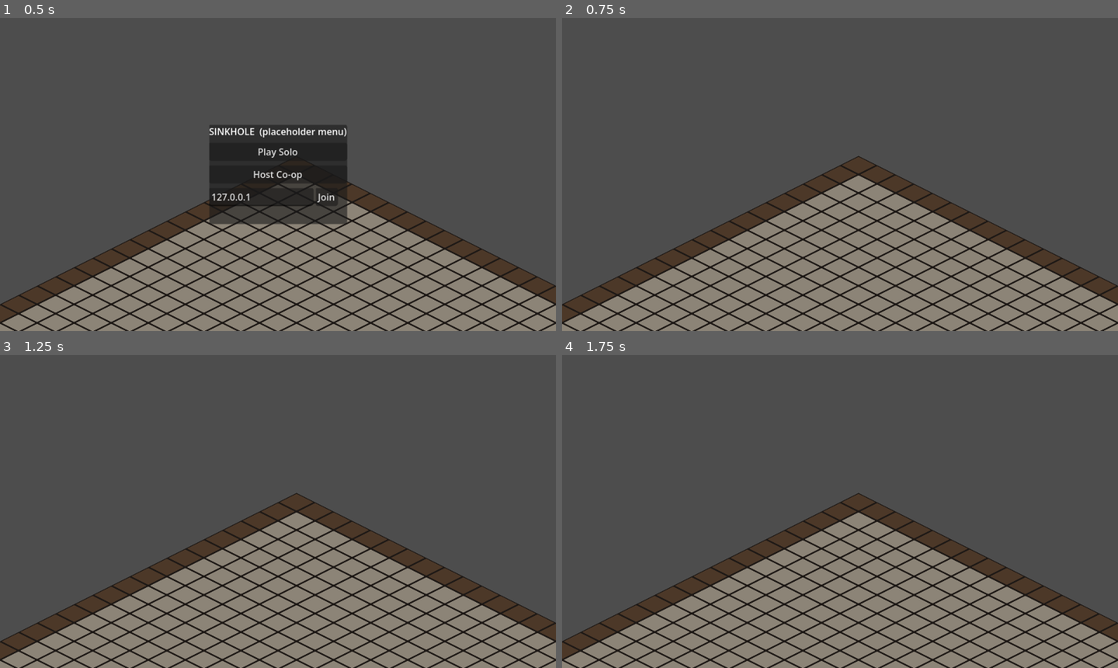
Above: before the commit, frames 1-4 (two rows, left to right).
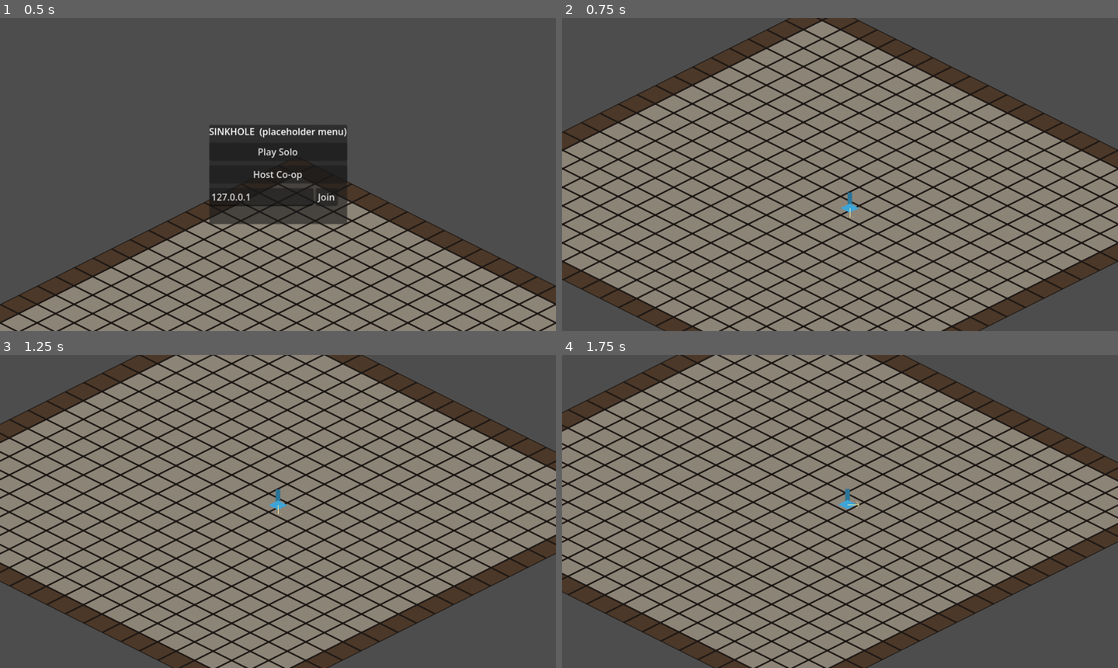
Above: after the commit, the same moments.

Repository: dsdocai-ops/terra-project
Game: Godot game, scene res://scenes/main/main.tscn
Same seed, same stepped clock (60 frames per second), same inputs: the game is played once before the commit and once after it.
Inputs (mouse positions are in pixels of both pictures, inside the frame that each line leads up to):
- Up to frame 1 (0.5 s): no input
- Up to frame 2 (0.75 s): click "Play Solo" at 0.5 s
- Up to frame 3 (1.25 s): no input
- Up to frame 4 (1.75 s): tap Enter at 1.25 s; move the mouse to (962, 495) at 1.27 s; hold D (move_right) from 1.28 s (still down); tap Q (ability_1) at 1.35 s; click (962, 495) at 1.42 s

Frame 1 is identical in both runs. In frame 2, 66% of the frame differs, in the area x 0-100%, y 0-100%; in frame 3, 76%; in frame 4, 76%.

Commit message:
feat(networking): spawn one player per peer through a MultiplayerSpawner [W1-B8]
PlayerSpawner sits in World with Players as its spawn path. The host
spawns a Player for every peer_id it learns about (including itself,
and in solo) from a PlayerSpawnInfo carried as plain wire types; the
custom spawn function runs on every peer, names the node Player<id>,
sets peer_id and position, hands InputSync to the owning peer with
visibility to the host only, keeps the root and StateSync host-owned,
and registers the node in NetworkManager.players. Leaving despawns.
Default spawn positions sit on a ring around the test floor center so
players never overlap.

Co-Authored-By: Claude Fable 5.1 <noreply@anthropic.com>

Diff:
--- a/scenes/main/world.gd
+++ b/scenes/main/world.gd
@@ -21,6 +21,7 @@
 @onready var walls_layer: TileMapLayer = $Walls
 @onready var entities: Node2D = $Entities
 @onready var players: Node2D = $Players
+@onready var player_spawner: PlayerSpawner = $PlayerSpawner
 @onready var camera: GameCamera = $Camera
 @onready var fx: Node2D = $FX
 
--- a/scenes/main/world.tscn
+++ b/scenes/main/world.tscn
@@ -3,6 +3,7 @@
 [ext_resource type="Script" uid="uid://bix1usvvbnvu2" path="res://scenes/main/world.gd" id="1_world"]
 [ext_resource type="TileSet" uid="uid://b3p4wi6gx4vcy" path="res://assets/tilesets/placeholder_iso.tres" id="2_tiles"]
 [ext_resource type="Script" uid="uid://bviumtmpmifqg" path="res://scenes/main/camera.gd" id="3_camera"]
+[ext_resource type="Script" uid="uid://22duy1f0toov" path="res://scripts/network/player_spawner.gd" id="4_spawner"]
 
 [node name="World" type="Node2D"]
 y_sort_enabled = true
@@ -22,6 +23,10 @@
 [node name="Players" type="Node2D" parent="."]
 y_sort_enabled = true
 
+[node name="PlayerSpawner" type="MultiplayerSpawner" parent="."]
+spawn_path = NodePath("../Players")
+script = ExtResource("4_spawner")
+
 [node name="Camera" type="Camera2D" parent="."]
 position_smoothing_enabled = true
 position_smoothing_speed = 8.0
--- /dev/null
+++ b/scripts/network/player_spawn_info.gd
@@ -0,0 +1,60 @@
+class_name PlayerSpawnInfo
+extends RefCounted
+## What the host needs to spawn one player on every peer. Owned by networking.
+## Sync: serialized to a Dictionary of plain types (int, String,
+## PackedStringArray, Vector2) for MultiplayerSpawner.spawn(), which sends it
+## to every peer; from_dict() rebuilds it there.
+
+const DEFAULT_CHARACTER: StringName = &"wren"
+const DEFAULT_CLASS: StringName = &"warrior"
+const DEFAULT_WEAPONS: Array[StringName] = [&"pickaxe", &"crossbow"]
+
+var peer_id: int = 0
+var character_id: StringName = DEFAULT_CHARACTER
+var class_id: StringName = DEFAULT_CLASS
+var weapon_ids: Array[StringName] = []
+var spawn_position: Vector2 = Vector2.ZERO
+
+
+func _init(
+	p_peer_id: int = 0,
+	p_character_id: StringName = DEFAULT_CHARACTER,
+	p_class_id: StringName = DEFAULT_CLASS,
+	p_weapon_ids: Array[StringName] = [],
+	p_spawn_position: Vector2 = Vector2.ZERO,
+) -> void:
+	peer_id = p_peer_id
+	character_id = p_character_id
+	class_id = p_class_id
+	weapon_ids = p_weapon_ids.duplicate() if not p_weapon_ids.is_empty() else DEFAULT_WEAPONS.duplicate()
+	spawn_position = p_spawn_position
+
+
+func to_dict() -> Dictionary:
+	var weapons := PackedStringArray()
+	for id: StringName in weapon_ids:
+		weapons.append(String(id))
+	return {
+		"peer_id": peer_id,
+		"character_id": String(character_id),
+		"class_id": String(class_id),
+		"weapon_ids": weapons,
+		"spawn_position": spawn_position,
+	}
+
+
+static func from_dict(data: Dictionary) -> PlayerSpawnInfo:
+	var weapons: Array[StringName] = []
+	var raw_weapons: Variant = data.get("weapon_ids", PackedStringArray())
+	if raw_weapons is PackedStringArray:
+		for id: String in raw_weapons as PackedStringArray:
+			weapons.append(StringName(id))
+	var raw_position: Variant = data.get("spawn_position", Vector2.ZERO)
+	var pos: Vector2 = raw_position if raw_position is Vector2 else Vector2.ZERO
+	return PlayerSpawnInfo.new(
+		int(data.get("peer_id", 0)),
+		StringName(str(data.get("character_id", String(DEFAULT_CHARACTER)))),
+		StringName(str(data.get("class_id", String(DEFAULT_CLASS)))),
+		weapons,
+		pos,
+	)
--- /dev/null
+++ b/scripts/network/player_spawner.gd
@@ -0,0 +1,87 @@
+class_name PlayerSpawner
+extends MultiplayerSpawner
+## Spawns one Player per peer under World/Players. Owned by networking.
+## Sync: the host (authority 1) calls spawn_player(); MultiplayerSpawner
+## replays the custom spawn function on every peer, including late joiners,
+## and despawns when the host frees the node. Each spawned player's root and
+## StateSync stay host-owned; only its InputSync belongs to the owning peer
+## and is visible to the host alone.
+
+const PLAYER_SCENE: PackedScene = preload("res://scenes/player/player.tscn")
+## Center of the week 1 test floor; players spawn on a ring around it.
+const SPAWN_CENTER_TILE := Vector2i(10, 10)
+const SPAWN_RING_RADIUS := 48.0
+
+
+func _ready() -> void:
+	spawn_function = _spawn_from_data
+	NetworkManager.player_joined.connect(_on_player_joined)
+	NetworkManager.player_left.connect(_on_player_left)
+
+
+## Where a peer appears when nothing else decides: spread around the floor
+## center so players never overlap.
+static func default_spawn_position(peer_id: int) -> Vector2:
+	var index := maxi(peer_id - 1, 0)
+	var angle := TAU * float(index) / float(NetworkManager.MAX_PLAYERS)
+	var offset := Vector2(SPAWN_RING_RADIUS, 0).rotated(angle)
+	return Iso.to_screen(SPAWN_CENTER_TILE) + Vector2(offset.x, offset.y * 0.5)
+
+
+## Host only. Replaces any existing player for the same peer.
+func spawn_player(info: PlayerSpawnInfo) -> Player:
+	if not multiplayer.is_server():
+		push_error("PlayerSpawner.spawn_player called on a client")
+		return null
+	despawn_player(info.peer_id)
+	var node := spawn(info.to_dict())
+	return node as Player
+
+
+## Host only. Frees the peer's player; peers despawn it automatically.
+func despawn_player(peer_id: int) -> void:
+	var existing: Player = NetworkManager.players.get(peer_id)
+	if existing == null:
+		return
+	NetworkManager.players.erase(peer_id)
+	var parent := existing.get_parent()
+	if parent != null:
+		parent.remove_child(existing)
+	existing.queue_free()
+
+
+## Runs on every peer with the host's PlayerSpawnInfo dictionary.
+func _spawn_from_data(data: Variant) -> Node:
+	var info := PlayerSpawnInfo.from_dict(data as Dictionary)
+	var player := PLAYER_SCENE.instantiate() as Player
+	player.name = "Player%d" % info.peer_id
+	player.peer_id = info.peer_id
+	player.position = info.spawn_position
+	# Input is the owning peer's; it is sent to the host only.
+	var input_sync := player.get_node("InputSync") as MultiplayerSynchronizer
+	input_sync.set_multiplayer_authority(info.peer_id)
+	input_sync.public_visibility = false
+	input_sync.set_visibility_for(NetworkManager.HOST_PEER_ID, true)
+	NetworkManager.players[info.peer_id] = player
+	player.tree_exited.connect(_on_player_exited.bind(info.peer_id, player))
+	print("[spawn] %s spawned at %s (local peer %d)" % [player.name, player.position, multiplayer.get_unique_id()])
+	return player
+
+
+func _on_player_exited(peer_id: int, player: Player) -> void:
+	if NetworkManager.players.get(peer_id) == player:
+		NetworkManager.players.erase(peer_id)
+
+
+func _on_player_joined(peer_id: int) -> void:
+	if not multiplayer.is_server():
+		return
+	if GameState.world != get_parent():
+		return
+	spawn_player(PlayerSpawnInfo.new(peer_id, PlayerSpawnInfo.DEFAULT_CHARACTER, PlayerSpawnInfo.DEFAULT_CLASS, [], default_spawn_position(peer_id)))
+
+
+func _on_player_left(peer_id: int) -> void:
+	if not multiplayer.is_server():
+		return
+	despawn_player(peer_id)
--- /dev/null
+++ b/tests/unit/test_player_spawner.gd
@@ -0,0 +1,129 @@
+extends GutTest
+## Tests for PlayerSpawnInfo and PlayerSpawner (W1-B8). Owned by networking.
+## Single-instance: the offline peer is the server, so spawn() runs the custom
+## spawn function locally exactly as the host does.
+
+const WORLD_SCENE := "res://scenes/main/world.tscn"
+
+var _world: World
+
+
+func before_each() -> void:
+	_world = (load(WORLD_SCENE) as PackedScene).instantiate() as World
+	_world.debug_test_floor = false
+	add_child_autofree(_world)
+	GameState.world = _world
+
+
+func after_each() -> void:
+	NetworkManager.disconnect_all()
+	GameState.world = null
+
+
+# PlayerSpawnInfo
+
+func test_spawn_info_defaults() -> void:
+	var info := PlayerSpawnInfo.new(7)
+	assert_eq(info.peer_id, 7)
+	assert_eq(info.character_id, &"wren")
+	assert_eq(info.class_id, &"warrior")
+	assert_eq(info.weapon_ids, [&"pickaxe", &"crossbow"] as Array[StringName])
+
+
+func test_spawn_info_round_trips_through_dictionary() -> void:
+	var info := PlayerSpawnInfo.new(3, &"ivy", &"mage", [&"lantern_staff", &"pickaxe"] as Array[StringName], Vector2(320, 160))
+	var copy := PlayerSpawnInfo.from_dict(info.to_dict())
+	assert_eq(copy.peer_id, 3)
+	assert_eq(copy.character_id, &"ivy")
+	assert_eq(copy.class_id, &"mage")
+	assert_eq(copy.weapon_ids, [&"lantern_staff", &"pickaxe"] as Array[StringName])
+	assert_eq(copy.spawn_position, Vector2(320, 160))
+
+
+func test_spawn_info_dictionary_uses_plain_types_for_the_wire() -> void:
+	var d := PlayerSpawnInfo.new(2).to_dict()
+	assert_eq(typeof(d["peer_id"]), TYPE_INT)
+	assert_eq(typeof(d["character_id"]), TYPE_STRING)
+	assert_eq(typeof(d["weapon_ids"]), TYPE_PACKED_STRING_ARRAY)
+	assert_eq(typeof(d["spawn_position"]), TYPE_VECTOR2)
+
+
+# PlayerSpawner
+
+func test_world_has_a_player_spawner_targeting_players() -> void:
+	assert_not_null(_world.player_spawner, "World/PlayerSpawner")
+	assert_eq(_world.player_spawner.get_node(_world.player_spawner.spawn_path), _world.players)
+
+
+func test_spawn_player_creates_a_player_under_players_with_authority_set() -> void:
+	NetworkManager.start_solo()
+	var player := _world.player_spawner.spawn_player(PlayerSpawnInfo.new(1, &"wren", &"warrior", [&"pickaxe", &"crossbow"] as Array[StringName], Vector2(100, 50)))
+	assert_not_null(player)
+	assert_eq(player.get_parent(), _world.players)
+	assert_eq(player.name, "Player1")
+	assert_eq(player.peer_id, 1)
+	assert_eq(player.global_position, Vector2(100, 50))
+	assert_eq(player.get_multiplayer_authority(), 1, "root stays host-owned")
+	assert_eq(player.input_sync.get_multiplayer_authority(), 1, "input belongs to the owning peer")
+	assert_eq(player.state_sync.get_multiplayer_authority(), 1, "state belongs to the host")
+
+
+func test_spawned_player_input_authority_follows_peer_id() -> void:
+	NetworkManager.start_solo()
+	var player := _world.player_spawner.spawn_player(PlayerSpawnInfo.new(5))
+	assert_eq(player.input_sync.get_multiplayer_authority(), 5)
+	assert_eq(player.get_multiplayer_authority(), 1)
+	assert_false(player.input_sync.public_visibility, "input is sent to the host only")
+	assert_true(player.input_sync.get_visibility_for(1), "host can see it")
+
+
+func test_spawn_registers_in_network_manager_players() -> void:
+	NetworkManager.start_solo()
+	var player := _world.player_spawner.spawn_player(PlayerSpawnInfo.new(1))
+	assert_eq(NetworkManager.get_player(1), player)
+
+
+func test_despawn_removes_the_node_and_the_registry_entry() -> void:
+	NetworkManager.start_solo()
+	_world.player_spawner.spawn_player(PlayerSpawnInfo.new(1))
+	_world.player_spawner.despawn_player(1)
+	await wait_process_frames(1)
+	assert_null(_world.players.get_node_or_null("Player1"))
+	assert_null(NetworkManager.get_player(1))
+
+
+func test_spawning_the_same_peer_twice_replaces_the_first() -> void:
+	NetworkManager.start_solo()
+	var first := _world.player_spawner.spawn_player(PlayerSpawnInfo.new(1))
+	var second := _world.player_spawner.spawn_player(PlayerSpawnInfo.new(1))
+	await wait_process_frames(1)
+	assert_false(is_instance_valid(first), "old node freed")
+	assert_eq(NetworkManager.get_player(1), second)
+	assert_eq(_world.players.get_child_count(), 1)
+
+
+func test_network_manager_player_joined_spawns_on_the_host() -> void:
+	# start_solo emits player_joined(1); with a world registered the spawner
+	# reacts and the host's own player appears without any extra call.
+	NetworkManager.start_solo()
+	await wait_process_frames(1)
+	var player := NetworkManager.get_player(1)
+	assert_not_null(player, "host player spawned from player_joined")
+	assert_eq(player.get_parent(), _world.players)
+
+
+func test_player_left_despawns() -> void:
+	NetworkManager.start_solo()
+	_world.player_spawner.spawn_player(PlayerSpawnInfo.new(9))
+	NetworkManager.player_left.emit(9)
+	await wait_process_frames(1)
+	assert_null(_world.players.get_node_or_null("Player9"))
+
+
+func test_spawn_positions_spread_players_so_they_do_not_overlap() -> void:
+	var a := PlayerSpawner.default_spawn_position(1)
+	var b := PlayerSpawner.default_spawn_position(2)
+	var c := PlayerSpawner.default_spawn_position(3)
+	assert_ne(a, b)
+	assert_ne(b, c)
+	assert_gt(a.distance_to(b), 16.0)
Not shown, added: scripts/network/player_spawn_info.gd.uid
Not shown, added: scripts/network/player_spawner.gd.uid
Not shown, added: tests/unit/test_player_spawner.gd.uid
Not shown, changed: tasks/todo.md
